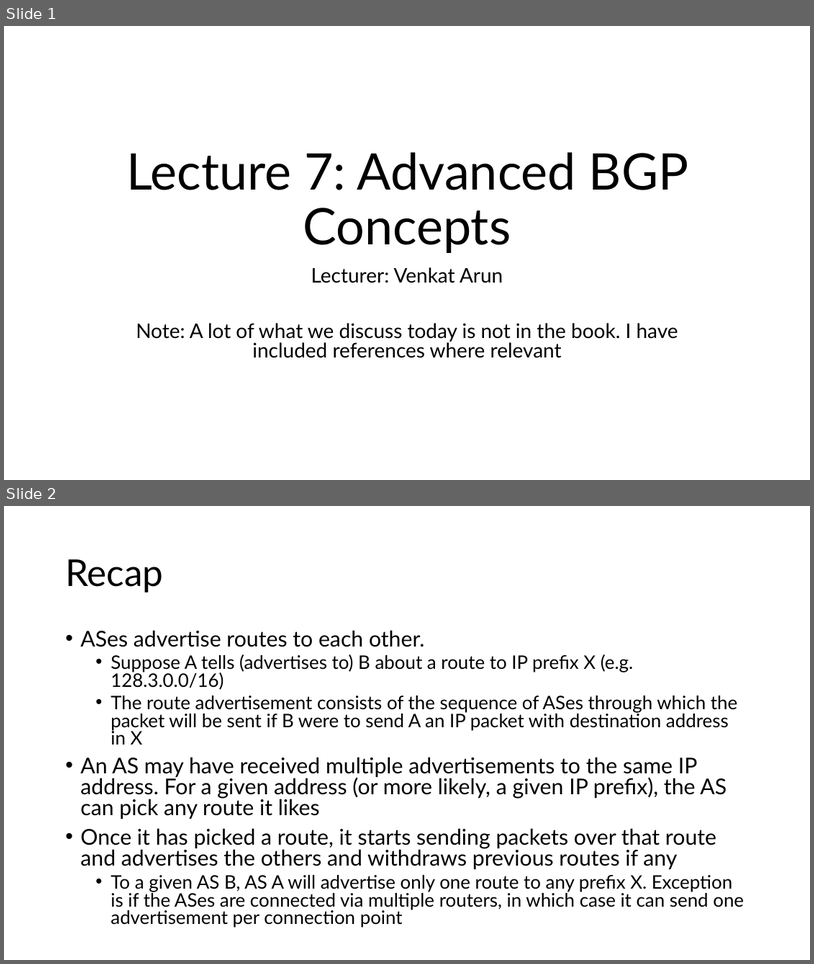
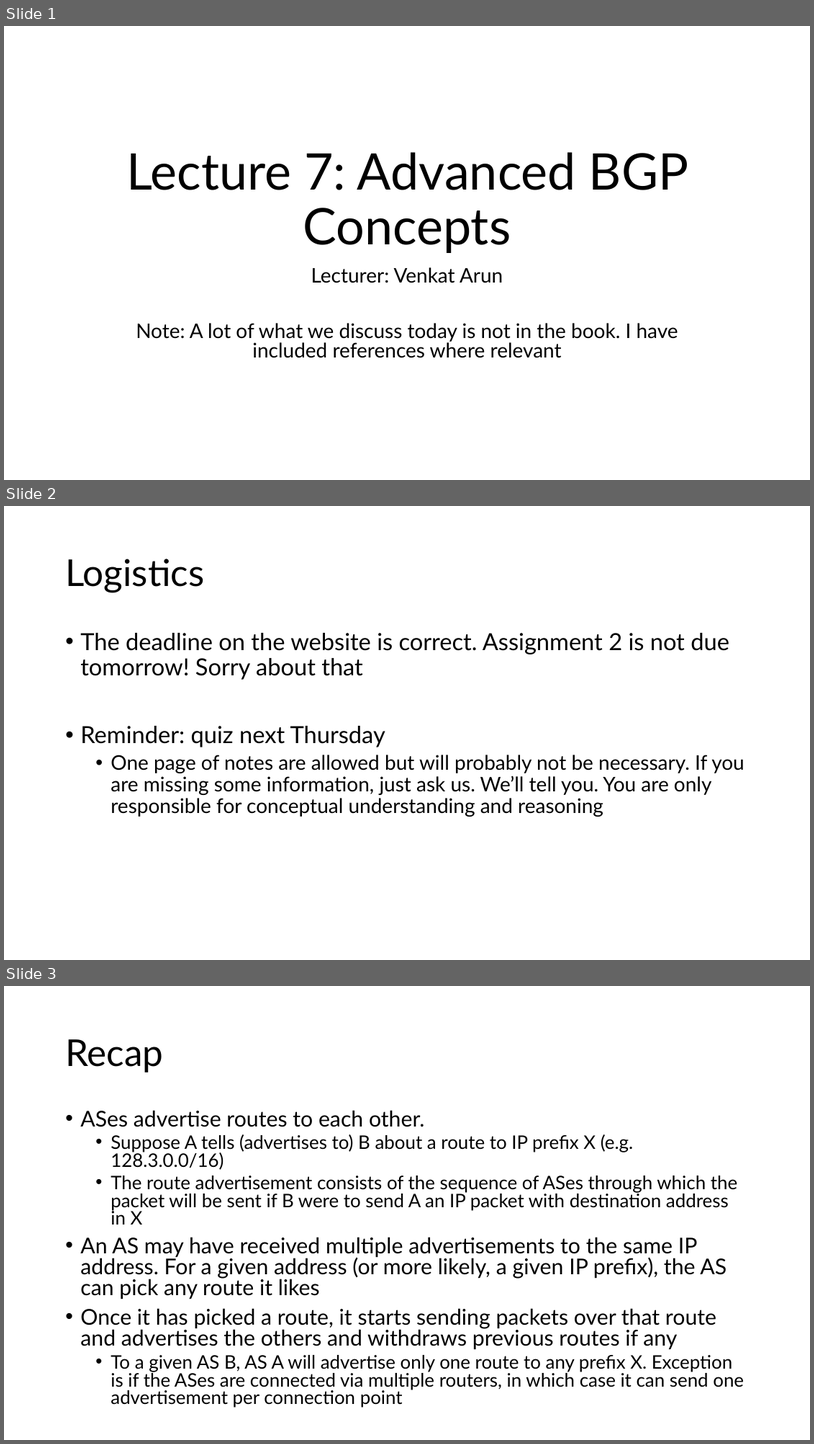
Before and after one commit to venkatarun95/mit_page, a slide deck: f25/assets/slides/lec7-bgp-advanced.pptx. Shown one above the other, each under a label of ours: slides 1 and 2 before the commit, slides 1, 2 and 3 after it. The pictures are 814x964 and 814x1444 pixels, drawn with LibreOffice and Linux fonts; fonts in the diff are those of the drawing. Boxes give left, top, right and bottom in pixels: in the first picture for what was removed or moved away, otherwise in the second. Text is boxed around its words. In the diff, an @@ line names an element or a change of style, - is before the commit and + after.

```diff
--- a/f25/assets/slides/lec7-bgp-advanced.pptx
+++ b/f25/assets/slides/lec7-bgp-advanced.pptx
@@ slide 2 added at (4,506,810,960), background #FFFFFF @@
@@ title added at (65,559,204,592), 44 pt, text #000000 @@
+Logistics
@@ text added at (80,633,745,816), 24 pt, text #000000 @@
+• The deadline on the website is correct. Assignment 2 is not due tomorrow! Sorry about that
+• Reminder: quiz next Thursday
+  • One page of notes are allowed but will probably not be necessary. If you are missing some information, just ask us. We’ll tell you. You are only responsible for conceptual understanding and reasoning
@@ what was slide 2 is now slide 3 @@
```
Also in this commit, not shown: 4 slides changed, 3 other slides added.
